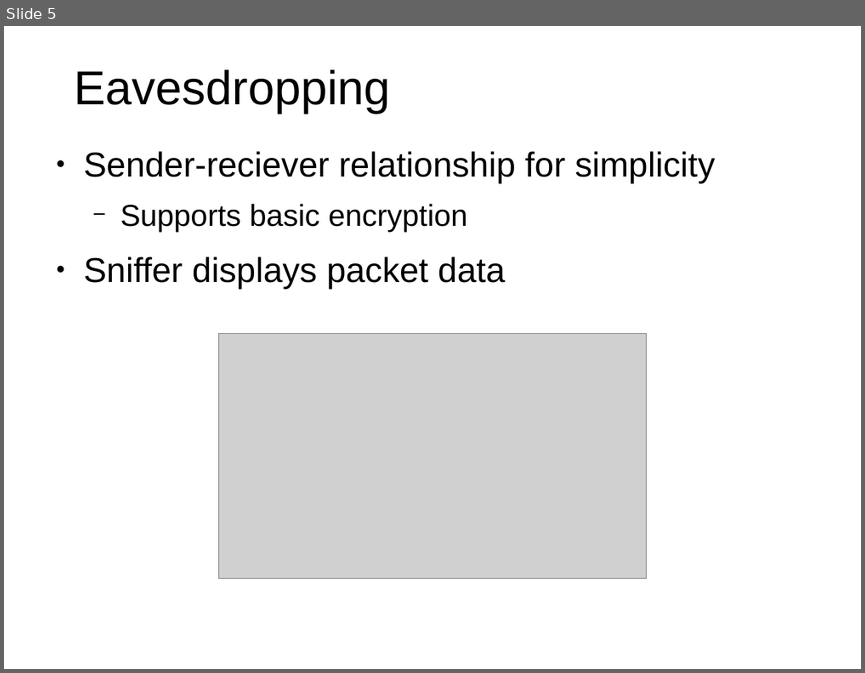
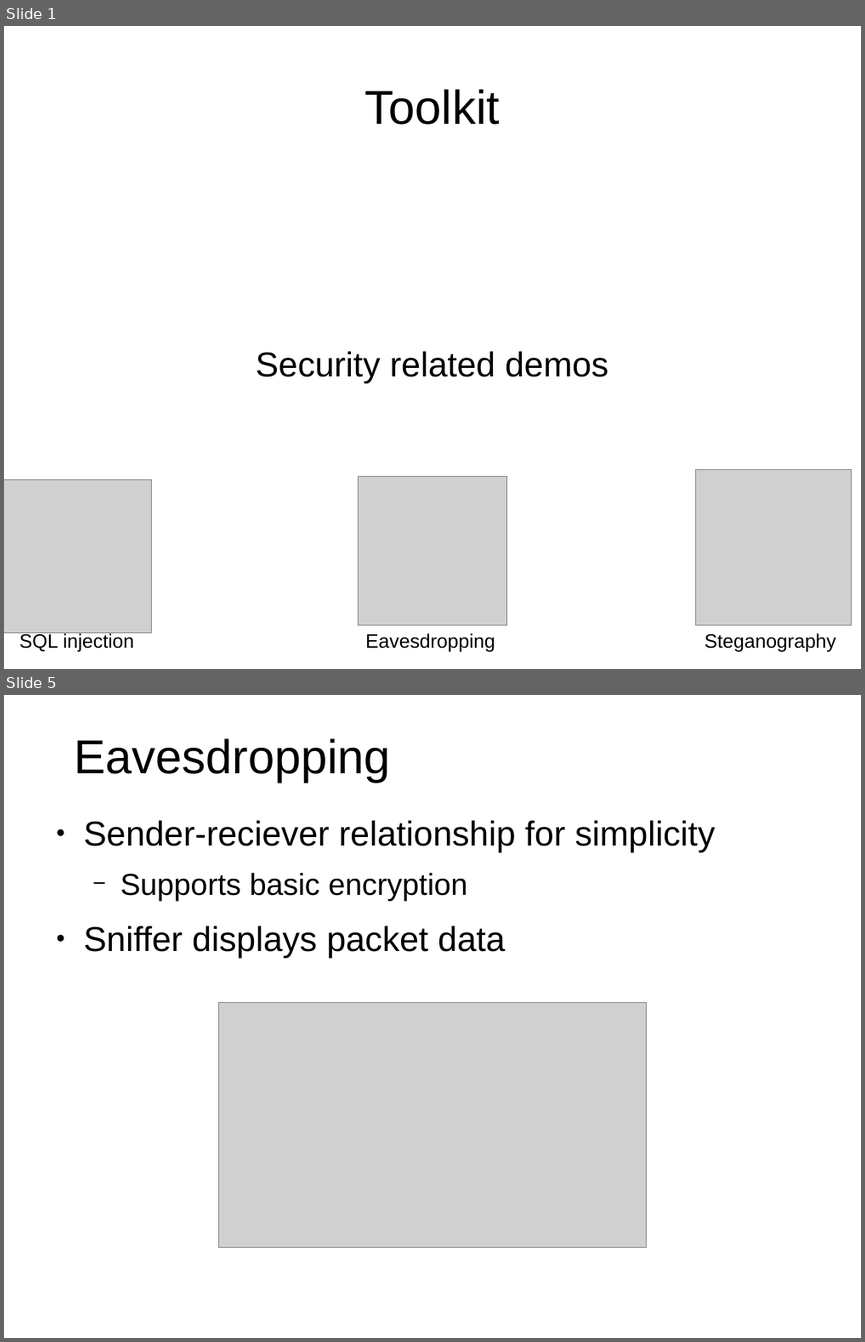
Before and after one commit to nzimm/toolkit, a slide deck: docs/Presentation.odp. Shown one above the other, each under a label of ours: slide 5 before the commit, slides 1 and 5 after it; the slides between them are not shown. The pictures are 865x673 and 865x1342 pixels, drawn with LibreOffice and Linux fonts; fonts in the diff are those of the drawing; grey boxes stand for pictures. Boxes give left, top, right and bottom in pixels: in the first picture for what was removed or moved away, otherwise in the second. Text is boxed around its words. In the diff, an @@ line names an element or a change of style, - is before the commit and + after.

```diff
--- a/docs/Presentation.odp
+++ b/docs/Presentation.odp
@@ slide 1 added at (4, 26, 861, 669), background #FFFFFF @@
@@ title added at (365, 89, 500, 125), 44 pt, text #000000 @@
+Toolkit
@@ subtitle added at (256, 351, 608, 383), 32 pt, text #000000 @@
+Security related demos
@@ picture added at (4, 480, 152, 632) @@
@@ picture added at (358, 476, 507, 624) @@
@@ picture added at (696, 469, 851, 624) @@
@@ text added at (19, 632, 134, 652), 18 pt, text #000000 @@
+SQL injection
@@ text added at (365, 633, 494, 652), 18 pt, text #000000 @@
+Eavesdropping
@@ text added at (704, 633, 836, 652), 18 pt, text #000000 @@
+Steganography
```
Also in this commit, not shown: 4 slides changed, 1 other slide added, 2 slides removed, 1 other file.
